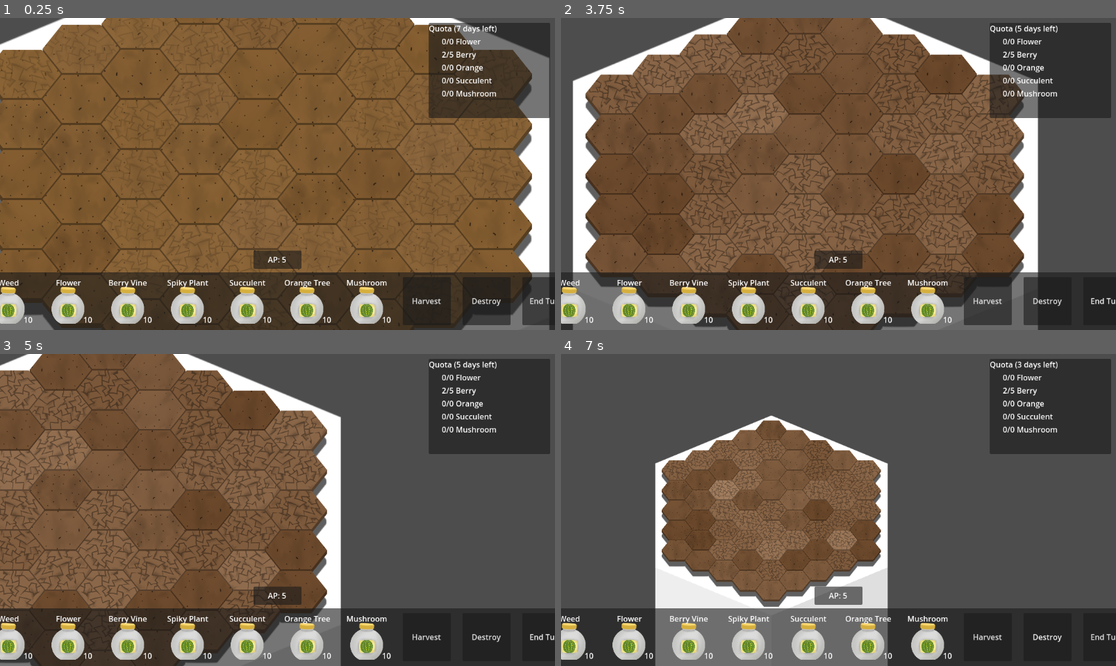
Above: before the commit, frames 1-4 (two rows, left to right).
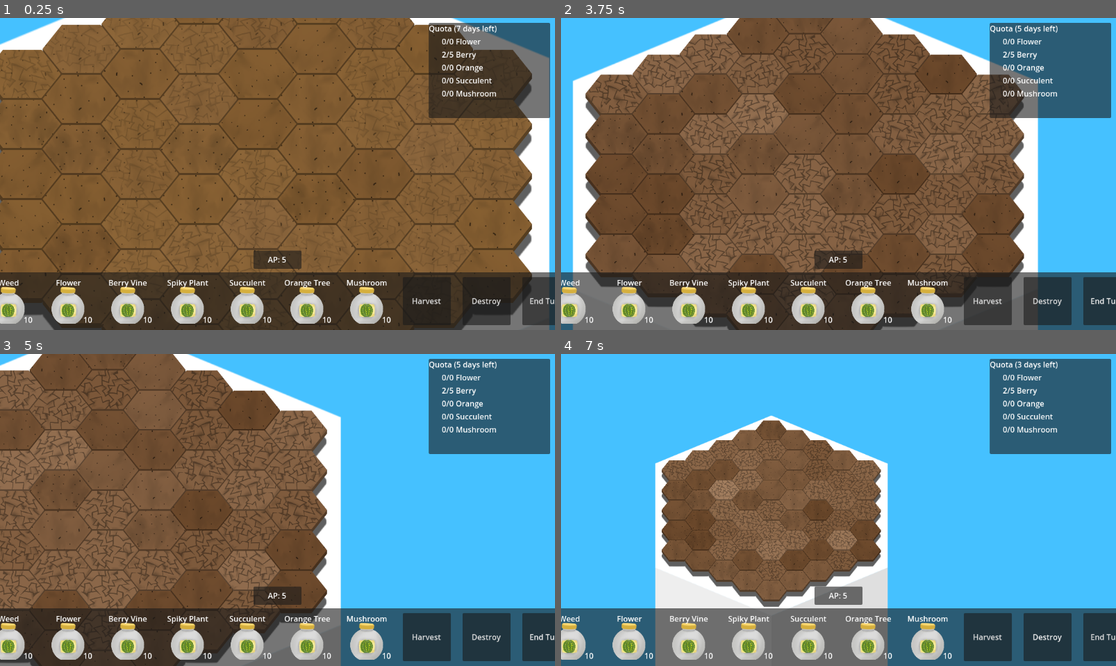
Above: after the commit, the same moments.

Repository: CiaranWoodward/LD54
Game: Godot game, scene res://Level.tscn
Same seed, same stepped clock (60 frames per second), same inputs: the game is played once before the commit and once after it. The engine's default icon, where the game draws it, is replaced by a stand-in: a white triangle on a blue panel in a dark square.
Inputs (mouse positions are in pixels of both pictures, inside the frame that each line leads up to):
- Up to frame 1 (0.25 s): no input
- Up to frame 2 (3.75 s): click (572, 301) at 0.52 s; click "Harvest" at 1.25 s; click "Destroy" at 2 s; click "End Turn" at 2.75 s; tap Enter at 3.5 s; move the mouse to (960, 158) at 3.52 s; hold Right (ui_right) from 3.53 s (still down); hold Mouse wheel down (zoom_in) from 3.53 s (still down); click (960, 158) at 3.67 s
- Up to frame 3 (5 s): release Right (ui_right) at 4.25 s; release Mouse wheel down (zoom_in) at 4.25 s; drag from (166, 525) to (249, 572) at 4.27 s
- Up to frame 4 (7 s): tap Space at 5, 6.5 s; move the mouse to (894, 441) at 5.02 s; hold Right (ui_right) 5.03-5.75 s; hold Mouse wheel down (zoom_in) 5.03-5.75 s; tap Enter at 5.75 s; drag from (810, 572) to (672, 463) at 5.77 s; move the mouse to (1005, 556) at 6.52 s; hold Left (ui_left) from 6.53 s (still down); hold Mouse wheel down (zoom_in) from 6.53 s (still down)

The runs differ from the first frame. In frame 1, 2.7% of the frame differs, in the area x 0-100%, y 0-100%; in frame 2, 21%; in frame 3, 41%; in frame 4, 68%.

Commit message:
started daycycle animations in level

Diff:
--- a/Level.tscn
+++ b/Level.tscn
@@ -11,12 +11,18 @@
 [ext_resource type="Texture2D" uid="uid://c6n8fbdm800f" path="res://Graphics/Background/Surface0000.png" id="7_rqtcc"]
 [ext_resource type="Texture2D" uid="uid://5joyo06rt7d8" path="res://Graphics/Background/Shadow0000.png" id="8_r01vt"]
 
+[sub_resource type="Gradient" id="Gradient_v60wk"]
+offsets = PackedFloat32Array(1)
+colors = PackedColorArray(1, 1, 1, 1)
+
+[sub_resource type="GradientTexture1D" id="GradientTexture1D_1aqi2"]
+gradient = SubResource("Gradient_v60wk")
+
 [sub_resource type="Curve2D" id="Curve2D_y42ux"]
-bake_interval = 0.01
 _data = {
-"points": PackedVector2Array(0, 0, 0, 0, -111, 609, 0, 0, 0, 0, 201, -98, 0, 0, 0, 0, 433, -324, 0, 0, 0, 0, 987, -567, 0, 0, 0, 0, 1570, -561, 0, 0, 0, 0, 2053, -307, 0, 0, 0, 0, 2447, 86, 0, 0, 0, 0, 2693, 610)
-}
-point_count = 8
+"points": PackedVector2Array(0, 0, 0, 0, -509, 1136, 0, 0, 0, 0, -414, 598, 0, 0, 0, 0, -257, 123, 0, 0, 0, 0, 0, -253, 0, 0, 0, 0, 281, -534, 0, 0, 0, 0, 870, -710, 0, 0, 0, 0, 1432, -733, 0, 0, 0, 0, 2041, -638, 0, 0, 0, 0, 2512, -296, 0, 0, 0, 0, 2787, 42, 0, 0, 0, 0, 2935, 461, 0, 0, 0, 0, 3011, 1117)
+}
+point_count = 12
 
 [sub_resource type="TileSetAtlasSource" id="TileSetAtlasSource_golho"]
 texture = ExtResource("1_k5ldj")
@@ -31,21 +37,149 @@
 tile_size = Vector2i(163, 104)
 sources/0 = SubResource("TileSetAtlasSource_golho")
 
+[sub_resource type="Animation" id="Animation_b8sgm"]
+length = 0.001
+tracks/0/type = "value"
+tracks/0/imported = false
+tracks/0/enabled = true
+tracks/0/path = NodePath("HUD/DayIndicator/NinePatchRect:position")
+tracks/0/interp = 1
+tracks/0/loop_wrap = true
+tracks/0/keys = {
+"times": PackedFloat32Array(0),
+"transitions": PackedFloat32Array(1),
+"update": 0,
+"values": [Vector2(-195, -150)]
+}
+
+[sub_resource type="Animation" id="Animation_ndp5c"]
+resource_name = "In"
+tracks/0/type = "value"
+tracks/0/imported = false
+tracks/0/enabled = true
+tracks/0/path = NodePath("HUD/DayIndicator/NinePatchRect:position")
+tracks/0/interp = 1
+tracks/0/loop_wrap = true
+tracks/0/keys = {
+"times": PackedFloat32Array(0, 0.7, 1),
+"transitions": PackedFloat32Array(1.27456, 0.659754, 1),
+"update": 0,
+"values": [Vector2(-195, -150), Vector2(-195, 120), Vector2(-195, 100)]
+}
+
+[sub_resource type="Animation" id="Animation_g33v1"]
+resource_name = "Out"
+length = 0.8
+tracks/0/type = "value"
+tracks/0/imported = false
+tracks/0/enabled = true
+tracks/0/path = NodePath("HUD/DayIndicator/NinePatchRect:position")
+tracks/0/interp = 1
+tracks/0/loop_wrap = true
+tracks/0/keys = {
+"times": PackedFloat32Array(0, 0.1, 0.8),
+"transitions": PackedFloat32Array(0.482968, 2, 2.21914),
+"update": 0,
+"values": [Vector2(-195, 100), Vector2(-195, 120), Vector2(-195, -150)]
+}
+
+[sub_resource type="AnimationLibrary" id="AnimationLibrary_wpl72"]
+_data = {
+"In": SubResource("Animation_ndp5c"),
+"Out": SubResource("Animation_g33v1"),
+"RESET": SubResource("Animation_b8sgm")
+}
+
+[sub_resource type="Animation" id="Animation_qj57s"]
+resource_name = "DayCycle"
+tracks/0/type = "value"
+tracks/0/imported = false
+tracks/0/enabled = true
+tracks/0/path = NodePath("Sky/SunPath/PathFollow2D:progress_ratio")
+tracks/0/interp = 1
+tracks/0/loop_wrap = true
+tracks/0/keys = {
+"times": PackedFloat32Array(0, 1),
+"transitions": PackedFloat32Array(1, 1),
+"update": 0,
+"values": [0.0, 1.0]
+}
+tracks/1/type = "value"
+tracks/1/imported = false
+tracks/1/enabled = true
+tracks/1/path = NodePath("Sky/SunPath/PathFollow2D/Sun:self_modulate")
+tracks/1/interp = 1
+tracks/1/loop_wrap = true
+tracks/1/keys = {
+"times": PackedFloat32Array(0, 0.2, 0.8, 1),
+"transitions": PackedFloat32Array(1, 1, 1, 1),
+"update": 0,
+"values": [Color(0.921569, 0.843137, 0, 1), Color(1, 1, 1, 1), Color(1, 1, 1, 1), Color(1, 0.533333, 0, 1)]
+}
+
+[sub_resource type="Animation" id="Animation_oeqfv"]
+length = 0.001
+tracks/0/type = "value"
+tracks/0/imported = false
+tracks/0/enabled = true
+tracks/0/path = NodePath("Sky/SunPath/PathFollow2D:progress_ratio")
+tracks/0/interp = 1
+tracks/0/loop_wrap = true
+tracks/0/keys = {
+"times": PackedFloat32Array(0),
+"transitions": PackedFloat32Array(1),
+"update": 0,
+"values": [0.0]
+}
+tracks/1/type = "value"
+tracks/1/imported = false
+tracks/1/enabled = true
+tracks/1/path = NodePath("Sky/SunPath/PathFollow2D/Sun:self_modulate")
+tracks/1/interp = 1
+tracks/1/loop_wrap = true
+tracks/1/keys = {
+"times": PackedFloat32Array(0),
+"transitions": PackedFloat32Array(1),
+"update": 0,
+"values": [Color(0.921569, 0.843137, 0, 1)]
+}
+
+[sub_resource type="AnimationLibrary" id="AnimationLibrary_ibd4w"]
+_data = {
+"DayCycle": SubResource("Animation_qj57s"),
+"RESET": SubResource("Animation_oeqfv")
+}
+
 [node name="Level" type="Node2D"]
 script = ExtResource("1_k876p")
 
-[node name="SunPath" type="Path2D" parent="."]
-position = Vector2(-1267, -330)
+[node name="Sky" type="TextureRect" parent="."]
+self_modulate = Color(0.270588, 0.756863, 1, 1)
+custom_minimum_size = Vector2(4000, 3000)
+anchors_preset = 5
+anchor_left = 0.5
+anchor_right = 0.5
+offset_left = -3000.0
+offset_top = -1325.0
+offset_right = 3000.0
+offset_bottom = 1675.0
+grow_horizontal = 2
+texture = SubResource("GradientTexture1D_1aqi2")
+
+[node name="Clouds" type="CPUParticles2D" parent="Sky"]
+
+[node name="SunPath" type="Path2D" parent="Sky"]
+position = Vector2(1738, 823)
 curve = SubResource("Curve2D_y42ux")
 
-[node name="PathFollow2D" type="PathFollow2D" parent="SunPath"]
-position = Vector2(-111, 609)
+[node name="PathFollow2D" type="PathFollow2D" parent="Sky/SunPath"]
+position = Vector2(-509, 1136)
 rotation = -1.1552
 rotates = false
 
-[node name="Sun" type="Sprite2D" parent="SunPath/PathFollow2D"]
-position = Vector2(142.074, -180.597)
-rotation = 1.1552
+[node name="Sun" type="Sprite2D" parent="Sky/SunPath/PathFollow2D"]
+self_modulate = Color(0.921569, 0.843137, 0, 1)
+scale = Vector2(0.5, 0.5)
 texture = ExtResource("7_rqtcc")
 
 [node name="Pillar" type="Node2D" parent="."]
@@ -87,6 +221,53 @@
 
 [node name="HUD" parent="." instance=ExtResource("4_mp570")]
 
+[node name="DayIndicator" type="Control" parent="HUD"]
+layout_mode = 3
+anchors_preset = 5
+anchor_left = 0.5
+anchor_right = 0.5
+grow_horizontal = 2
+
+[node name="NinePatchRect" type="NinePatchRect" parent="HUD/DayIndicator"]
+self_modulate = Color(1, 0, 1, 1)
+layout_mode = 1
+anchors_preset = 5
+anchor_left = 0.5
+anchor_right = 0.5
+offset_left = -195.0
+offset_top = -150.0
+offset_right = 195.0
+offset_bottom = -13.0001
+grow_horizontal = 2
+texture = ExtResource("7_rqtcc")
+region_rect = Rect2(136.322, 118.087, 187.671, 78.529)
+patch_margin_left = 45
+patch_margin_top = 58
+patch_margin_right = 45
+patch_margin_bottom = 71
+
+[node name="Label" type="Label" parent="HUD/DayIndicator/NinePatchRect"]
+layout_mode = 1
+anchors_preset = 15
+anchor_right = 1.0
+anchor_bottom = 1.0
+grow_horizontal = 2
+grow_vertical = 2
+text = "Week 1
+Monday"
+horizontal_alignment = 1
+vertical_alignment = 1
+
 [node name="Cursor" parent="." instance=ExtResource("6_ec5jv")]
 
+[node name="NewDay" type="AnimationPlayer" parent="."]
+libraries = {
+"": SubResource("AnimationLibrary_wpl72")
+}
+
+[node name="DayCycle" type="AnimationPlayer" parent="."]
+libraries = {
+"": SubResource("AnimationLibrary_ibd4w")
+}
+
 [connection signal="action_changed" from="HUD" to="." method="_on_hud_action_changed"]
Not shown: 1 places in Level.tscn that only renumber resources
Not shown, changed: Graphics/Plants/.Plants.kra-autosave.kra
Not shown, changed: Graphics/Plants/Plants.kra
Not shown, changed: Graphics/Plants/Plants.kra~
